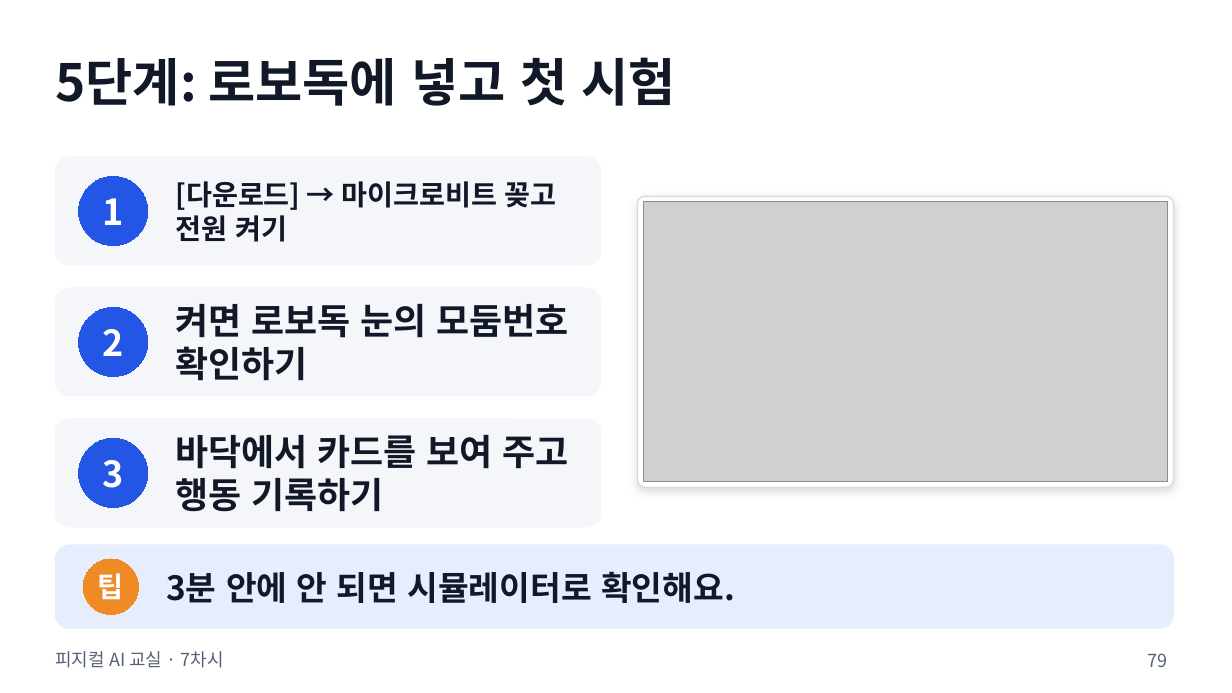
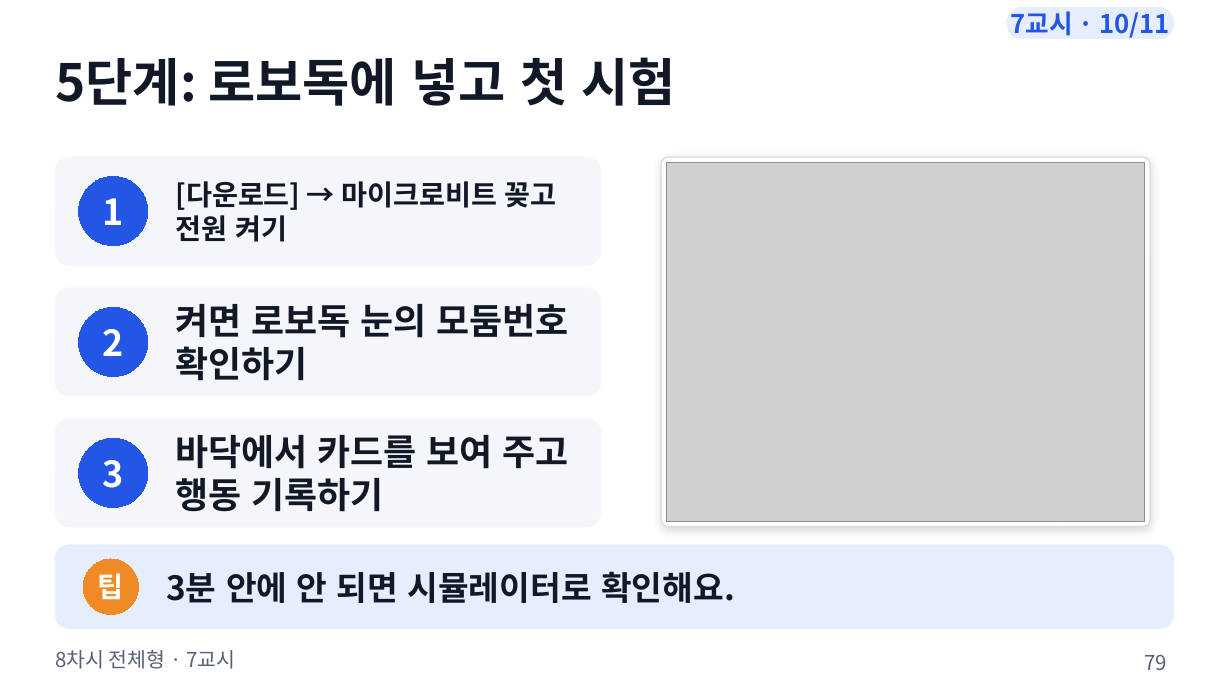
Before and after one commit to boundaryx01-uniquelife/microbit, a slide deck: slide 79 of materials/8차시_전체형/8차시_수업슬라이드.pptx. Drawn at 1232x693 pixels with LibreOffice and Linux fonts; fonts in the diff are those of the drawing; grey boxes stand for pictures. Boxes give left, top, right and bottom in pixels: in the first picture for what was removed or moved away, otherwise in the second. Text is boxed around its words. In the diff, an @@ line names an element or a change of style, - is before the commit and + after.

```diff
--- a/materials/8차시_전체형/8차시_수업슬라이드.pptx
+++ b/materials/8차시_전체형/8차시_수업슬라이드.pptx
@@ rounded rectangle added at (1007,7,1174,39), fill #E6EDFD, outline #E6EDFD 0.75 pt, 20 pt, text #2456E5, bold @@
+7교시 · 10/11
@@ rounded rectangle: place and size @@
-rounded rectangle at (638,197,1174,488)
+rounded rectangle at (661,157,1150,527)
@@ rounded rectangle at (661,157,1150,527): proportions changed @@
@@ picture: place and size @@
-picture at (643,202,1168,482)
+picture at (666,163,1144,521)
@@ text at (55,650,235,669): text changed; size 14 to 16 pt @@
-피지컬 AI 교실 · 7차시
+8차시 전체형 · 7교시
@@ page number at (1144,655,1167,670): size 14 to 16 pt @@
```
Also in this commit, not shown: 90 other slides changed, 20 other files.
